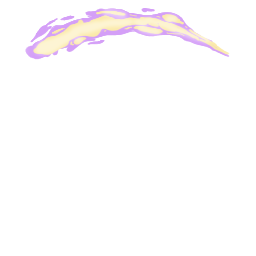
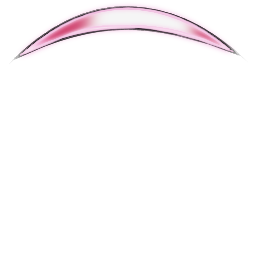
Layered file, before and after one edit (256×256). Changes by layer:
painted on "Erase" over [9, 2, 248, 64]
renamed "Warper" to "Water", hid the group it (20 layers) over [9, 2, 248, 64]
painted on "yellow" (6th of 10, in "Scaler" › "Water" › "Frame5") over [9, 2, 248, 64]
painted on "purple" (1st of 5, in "Scaler" › "Water" › "Frame5") over [9, 2, 248, 64]
added group "Flower Slash" with 23 layers in group "Scaler" over [9, 2, 248, 64]
added group "Slash" with 22 layers in group "Flower Slash" over [9, 2, 248, 64]
added layer "Pink Addition" (addition) in group "Slash" over [9, 2, 248, 64]
added layer "Pink Glow" in group "Slash" over [9, 2, 248, 64]
added layer "Pink Lines" in group "Slash" over [9, 2, 248, 64]
added group "Frame5" (3rd of 3, in "Scaler" › "Flower Slash" › "Slash") with 2 layers in group "Slash" over [9, 2, 248, 64]
added layer "ERASE" (1st of 5, in "Scaler" › "Flower Slash" › "Slash" › "Frame5") (erase) in group "Frame5" over [9, 2, 248, 64]
added layer "Paint Layer 5" (1st of 5, in "Scaler" › "Flower Slash" › "Slash" › "Frame5") in group "Frame5" over [9, 2, 248, 64]
added layer "Black" (81%) in group "Slash" over [9, 2, 248, 64]
added layer "Pink Back Glow Merged" in group "Slash" over [9, 2, 248, 64]